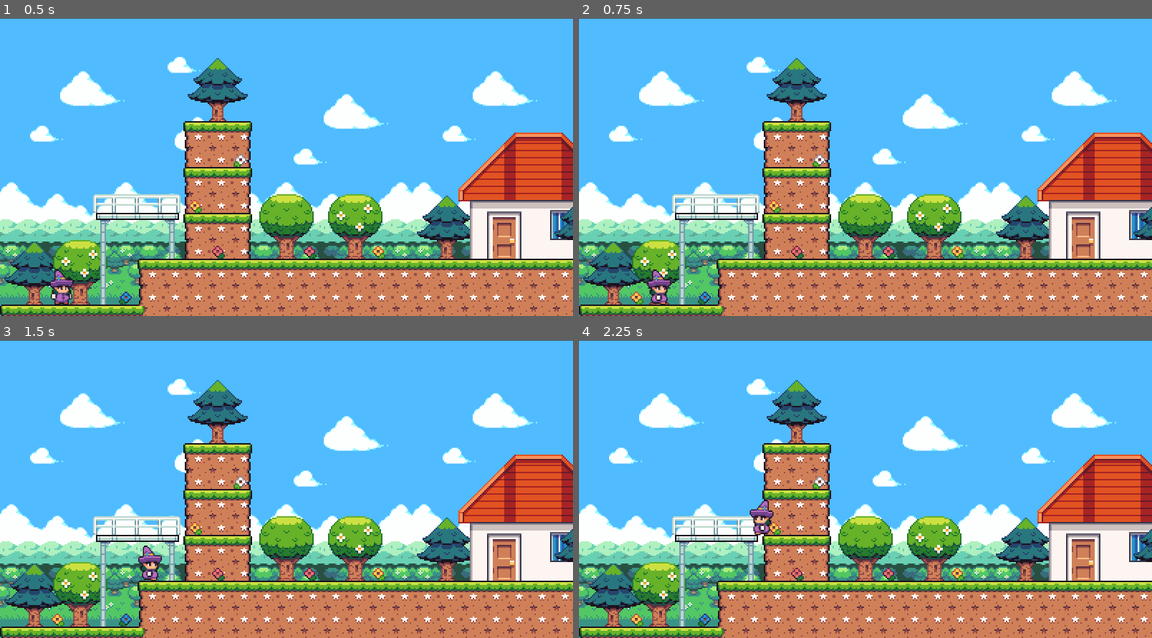
Above: before the commit, frames 1-4 (two rows, left to right).
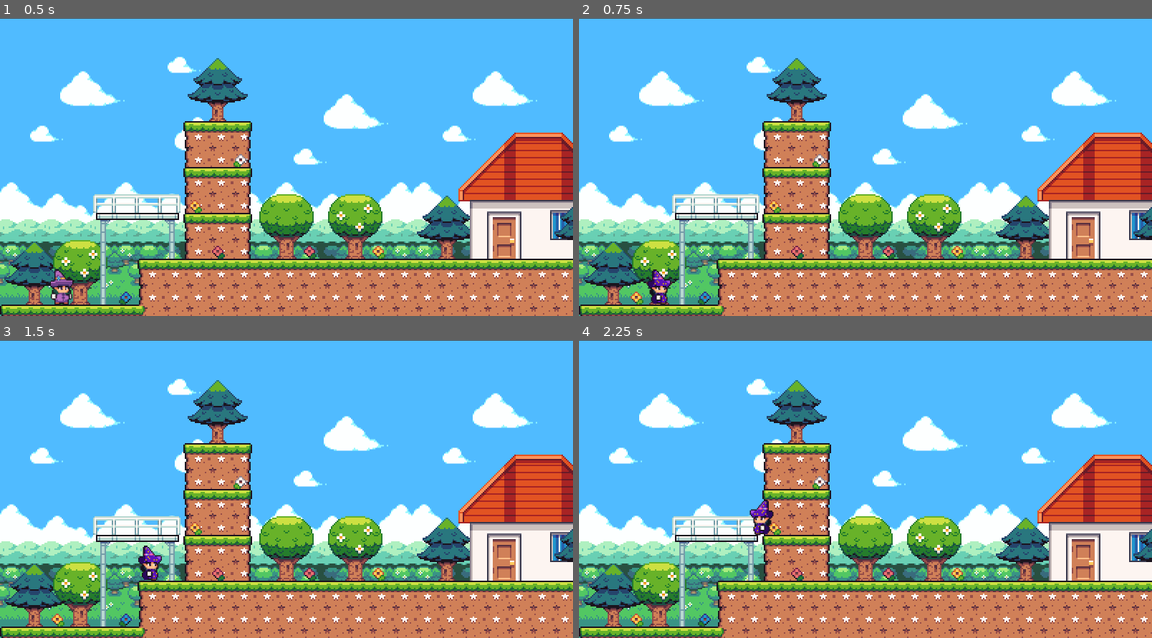
Above: after the commit, the same moments.

Repository: BrunoDemaze/Megumin---Tiny-Spellcaster
Game: Godot game, scene res://scene/game.tscn
Same seed, same stepped clock (60 frames per second), same inputs: the game is played once before the commit and once after it.
Inputs:
- Up to frame 1 (0.5 s): no input
- Up to frame 2 (0.75 s): hold Right (right) from 0.53 s (still down)
- Up to frame 3 (1.5 s): keep holding Right (right); tap W (jump) at 0.77 s
- Up to frame 4 (2.25 s): tap W (jump) at 1.52 s; release Right (right) at 2.03 s; hold A (left) from 2.03 s (still down)

Frame 1 is identical in both runs. In frame 2, 0.2% of the frame differs, in the area x 12-16%, y 84-96%; in frame 3, 0.2%, in the area x 24-29%, y 69-81%; in frame 4, 0.2%.

Commit message:
29-09-26 Bruno
- pintura da Megumin parte 2

Diff:
--- a/scene/game.tscn
+++ b/scene/game.tscn
@@ -1,11 +1,11 @@
 [gd_scene format=4 uid="uid://l0nkmndsipo0"]
 
 [ext_resource type="PackedScene" uid="uid://iow4hsy3tp5f" path="res://entities/player.tscn" id="1_5kiuu"]
-[ext_resource type="Texture2D" uid="uid://c20dn3ba0bkxr" path="res://sprites/1 - Grassland/Terrain (16 x 16).png" id="3_33cqm"]
-[ext_resource type="Texture2D" uid="uid://dvi3e1vncq1wh" path="res://sprites/1 - Grassland/Grassland_entities (16 x 16).png" id="4_xwcet"]
+[ext_resource type="Texture2D" uid="uid://c20dn3ba0bkxr" path="res://1 - Grassland/Terrain (16 x 16).png" id="3_33cqm"]
+[ext_resource type="Texture2D" uid="uid://dvi3e1vncq1wh" path="res://1 - Grassland/Grassland_entities (16 x 16).png" id="4_xwcet"]
 [ext_resource type="Texture2D" uid="uid://c3ay2srctq0a5" path="res://sprites/Seasonal Tilesets/5 - Misc. universal tiles/Flowers (16 x 16).png" id="5_xlg7c"]
 [ext_resource type="Texture2D" uid="uid://decwtymbmlek3" path="res://sprites/Seasonal Tilesets/5 - Misc. universal tiles/House (112 x 96).png" id="6_qpk70"]
-[ext_resource type="Texture2D" uid="uid://bom8iy7pqu16n" path="res://sprites/1 - Grassland/Background parts/5 - Sky_color.png" id="6_yq8tf"]
+[ext_resource type="Texture2D" uid="uid://bom8iy7pqu16n" path="res://1 - Grassland/Background parts/5 - Sky_color.png" id="6_yq8tf"]
 [ext_resource type="Texture2D" uid="uid://8yvihvym0myo" path="res://sprites/1 - Grassland/Background parts/4 - Cloud_cover_2.png" id="7_ym5sv"]
 [ext_resource type="Texture2D" uid="uid://bt3a5cuy7bfxp" path="res://sprites/1 - Grassland/Background parts/3 - Cloud_cover_1.png" id="8_sng2h"]
 [ext_resource type="Texture2D" uid="uid://cfm7q14iphn6m" path="res://sprites/1 - Grassland/Background parts/2 - Hills.png" id="9_5g16k"]
Not shown, changed: 1 - Grassland/Background parts/1 - Foreground_scenery.png.import
Not shown, changed: 1 - Grassland/Background parts/2 - Hills.png.import
Not shown, changed: 1 - Grassland/Background parts/3 - Cloud_cover_1.png.import
Not shown, changed: 1 - Grassland/Background parts/4 - Cloud_cover_2.png.import
Not shown, changed: 1 - Grassland/Background parts/_Complete_static_BG_(288 x 208).png.import
Not shown, changed: 1 - Grassland/Extra_plants (16 x 16).png.import
Not shown, changed: 1 - Grassland/Grassland_entities (16 x 16).png.import
Not shown, changed: 1 - Grassland/Terrain (16 x 16).png.import
Not shown, changed: 2 - Lil Wiz/Casting_Spell_(32 x 32).png.import
Not shown, changed: 2 - Lil Wiz/Casting_Spell_Aerial_(32 x 32).png.import
Not shown, changed: 2 - Lil Wiz/Casting_Spell_Repeating_(32 x 32).png.import
Not shown, changed: 2 - Lil Wiz/Ducking_(32 x 32).png.import
(and 35 more such lines)
